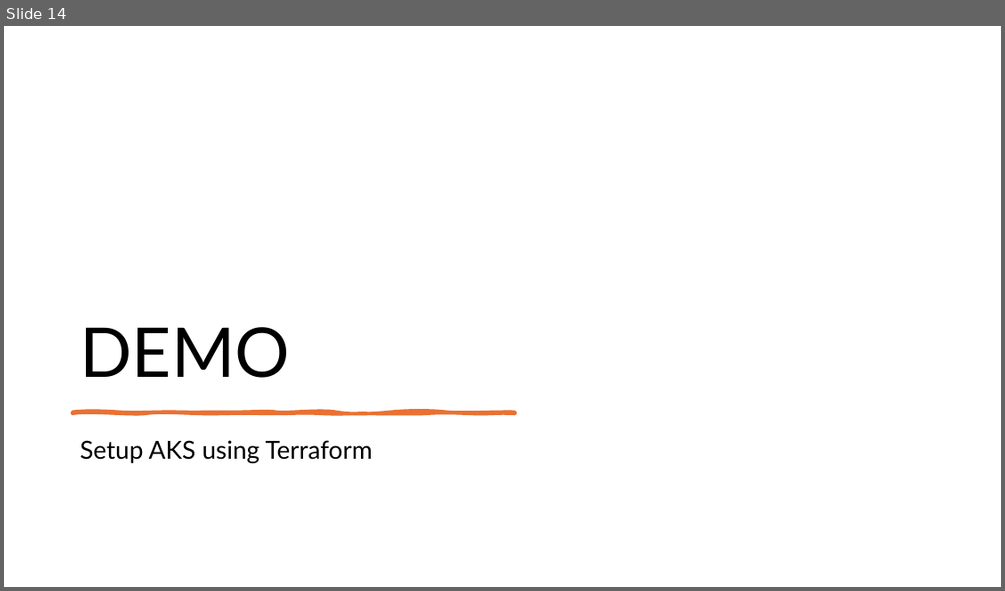
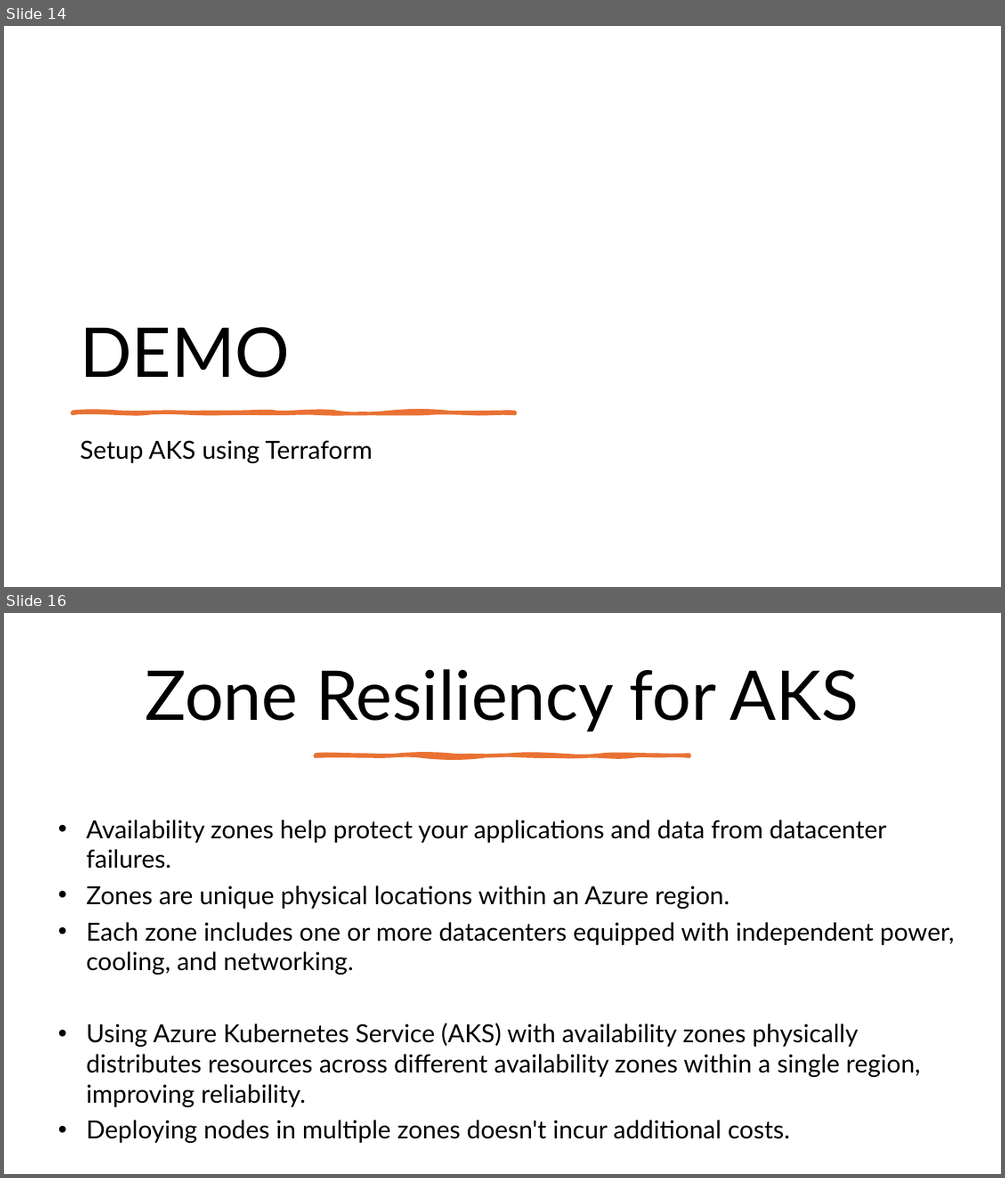
Before and after one commit to fhbilgen/AKSWorkshop, a slide deck: AKS_01_Core_and_Setup.pptx. Shown one above the other, each under a label of ours: slide 14 before the commit, slides 14 and 16 after it; the slides between them are not shown. The pictures are 1005x591 and 1005x1178 pixels, drawn with LibreOffice and Linux fonts; fonts in the diff are those of the drawing. Boxes give left, top, right and bottom in pixels: in the first picture for what was removed or moved away, otherwise in the second. Text is boxed around its words. In the diff, an @@ line names an element or a change of style, - is before the commit and + after.

Commit message:
Completed the Zone and Private Cluster topics

```diff
--- a/AKS_01_Core_and_Setup.pptx
+++ b/AKS_01_Core_and_Setup.pptx
@@ slide 16 added at box(4, 613, 1001, 1174), background #FFFFFF @@
@@ title added at box(146, 669, 859, 732), 66 pt, text #000000 @@
+Zone Resiliency for AKS
@@ freeform shape added at box(316, 755, 689, 756), fill #E97132, outline #E97132 3.25 pt @@
@@ text added at box(86, 819, 954, 1143), 24 pt, text #000000 @@
+• Availability zones help protect your applications and data from datacenter failures.
+• Zones are unique physical locations within an Azure region.
+• Each zone includes one or more datacenters equipped with independent power, cooling, and networking.
+• Using Azure Kubernetes Service (AKS) with availability zones physically distributes resources across different availability zones within a single region, improving reliability.
+• Deploying nodes in multiple zones doesn't incur additional costs.
```
Also in this commit, not shown: 17 other slides added, 11 other files.
